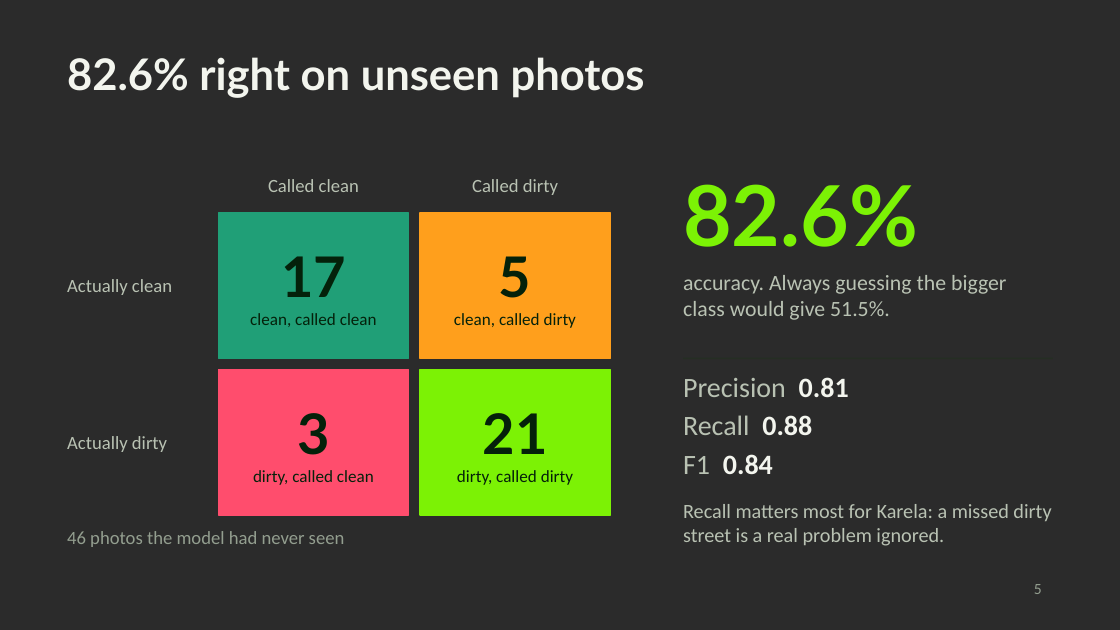
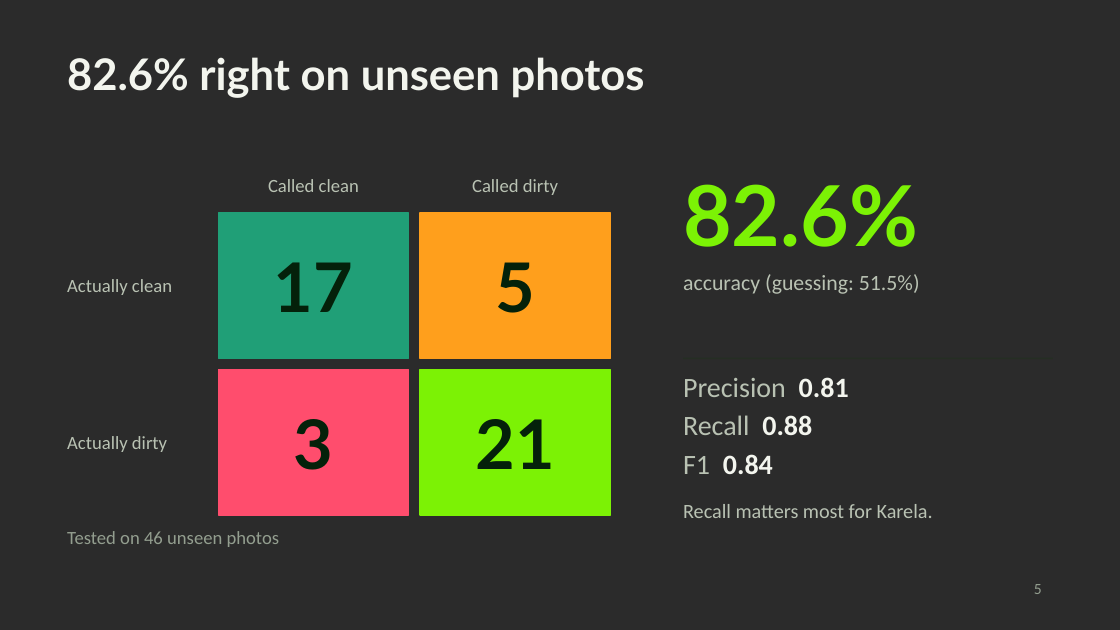
Before and after one commit to Dell015/ml-activity, a slide deck: slide 5 of Karela_ML_Presentation.pptx. Drawn at 1120x630 pixels with LibreOffice and Linux fonts; fonts in the diff are those of the drawing; background and template pictures are left out; a plain dark background stands for a picture behind light text. Boxes give left, top, right and bottom in pixels: in the first picture for what was removed or moved away, otherwise in the second. Text is boxed around its words. In the diff, an @@ line names an element or a change of style, - is before the commit and + after.

```diff
--- a/Karela_ML_Presentation.pptx
+++ b/Karela_ML_Presentation.pptx
@@ text at <box>683,274,920,294</box>: text changed @@
-accuracy. Always guessing the bigger class would give 51.5%.
+accuracy (guessing: 51.5%)
@@ text at <box>250,313,377,327</box>: paragraph removed @@
-clean, called clean
@@ text at <box>454,313,576,328</box>: paragraph removed @@
-clean, called dirty
@@ size 36 to 44 pt in 4 elements at <box>274,262,353,312</box>, <box>495,262,535,313</box>, <box>294,419,334,470</box>, <box>475,419,554,469</box> @@
@@ text at <box>253,470,374,485</box>: paragraph removed @@
-dirty, called clean
@@ text at <box>457,470,573,485</box>: paragraph removed @@
-dirty, called dirty
@@ text at <box>683,504,933,518</box>: text changed @@
-Recall matters most for Karela: a missed dirty street is a real problem ignored.
+Recall matters most for Karela.
@@ text at <box>67,531,280,547</box>: text changed @@
-46 photos the model had never seen
+Tested on 46 unseen photos
```
Also in this commit, not shown: 7 other slides changed, 1 slide added, 2 other files.
